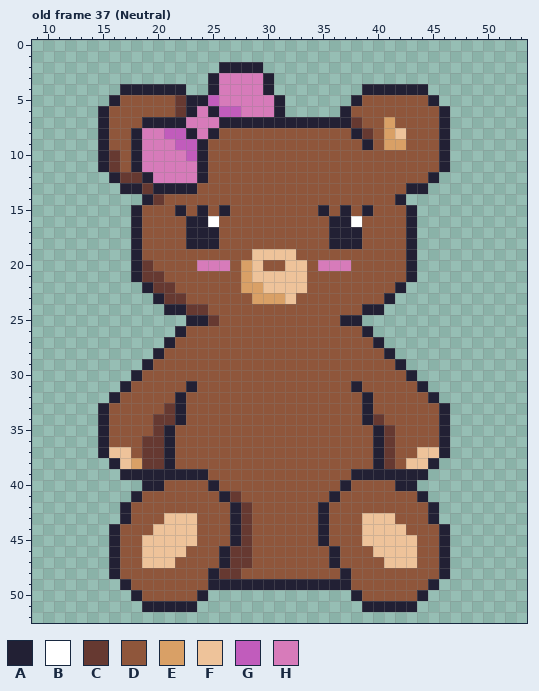
File history of a pixel-art file, aseprite_files/teddybear_girl.ase. The first picture shows the starting point.
64x64 pixels, 83 frames. Shown: old frame 37 (Neutral): x 9..53, y 0..52. The commit also changed other frames, which this record leaves out.
Visible layers, top first: "Head", "Feet", "Body", "LeftArm", "RightArm".
Palette (. is transparent): A #222034  B #ffffff  C #663931  D #8f563b  E #d9a066  F #eec39a  G #c15cbc  H #d77bba
Pixels before, old frame 37 (Neutral), first column x 15:
 2 ...........AAAA.................
 3 ..........AHHHHA................
 4 ..AAAAAA..AHHHHA........AAAAAA..
 5 .ADDDDDCAAGHHHHHA......ADDDDDDA.
 6 ADDDDDDCAHAGGHHHA.....ADDDDDDDDA
 7 ADDDAAAAHHHAAAAAAAAAAAACDDEDDDDA
 8 ADDAHHGGAHADDDDDDDDDDDDACDEFDDDA
 9 ADDAHHHGGADDDDDDDDDDDDDDADEEDDDA
10 ACDAHHHHGADDDDDDDDDDDDDDDDDDDDDA
11 ACDAHHHHHADDDDDDDDDDDDDDDDDDDDDA
12 .ACCAHHHHADDDDDDDDDDDDDDDDDDDDA.
13 ..AACAAAADDDDDDDDDDDDDDDDDDDAA..
14 ....ACDDDDDDDDDDDDDDDDDDDDDA....
15 ...ADDDADADADDDDDDDDADADADDDA...
16 ...ADDDDAABDDDDDDDDDDAABDDDDA...
17 ...ADDDDAAADDDDDDDDDDAAADDDDA...
18 ...ADDDDAAADDDDDDDDDDAAADDDDA...
19 ...ADDDDDDDDDDFFFFDDDDDDDDDDA...
20 ...ACDDDDHHHDEFDDFFDHHHDDDDDA...
21 ...ACCDDDDDDDEFFFFFDDDDDDDDDA...
22 ....ACCDDDDDDEEFFFFDDDDDDDDA....
23 .....ACCDDDDDDEEEFDDDDDDDDA.....
24 ......AACCDDDDDDDDDDDDDDAA......
25 ........AACDDDDDDDDDDDAA........
26 .......ADDDDDDDDDDDDDDDDA.......
27 ......ADDDDDDDDDDDDDDDDDDA......
28 .....ADDDDDDDDDDDDDDDDDDDDA.....
29 ....ADDDDDDDDDDDDDDDDDDDDDDA....
30 ...ADDDDDDDDDDDDDDDDDDDDDDDDA...
31 ..ADDDDDADDDDDDDDDDDDDDADDDDDA..
32 .ADDDDDADDDDDDDDDDDDDDDDADDDDDA.
33 ADDDDDCADDDDDDDDDDDDDDDDADDDDDDA
34 ADDDDCCADDDDDDDDDDDDDDDDACDDDDDA
35 ADDDDCADDDDDDDDDDDDDDDDDDACDDDDA
36 ADDDCCADDDDDDDDDDDDDDDDDDACDDDDA
37 AFFDCCADDDDDDDDDDDDDDDDDDACDDFFA
38 .AFECCADDDDDDDDDDDDDDDDDDACDFFA.
39 ..AAAAAAAADDDDDDDDDDDDDAAAAAAA..
40 ....AADDDDADDDDDDDDDDDADDDDAA...
41 ...ADDDDDDDACDDDDDDDDADDDDDDDA..
42 ..ADDDDDDDDDACDDDDDDADDDDDDDDDA.
43 ..ADDDFFFDDDACDDDDDDADDDFFFDDDA.
44 .ADDDFFFFDDDACDDDDDDADDDFFFFDDDA
45 .ADDFFFFFDDDACDDDDDDADDDFFFFFDDA
46 .ADDFFFFDDDACCDDDDDDDADDDFFFFDDA
47 .ADDFFFDDDDACCDDDDDDDADDDDFFFDDA
48 .ADDDDDDDDACCDDDDDDDDDADDDDDDDDA
49 ..ADDDDDDDAAAAAAAAAAAAADDDDDDDA.
50 ...ADDDDDA.............ADDDDDA..
51 ....AAAAA...............AAAAA...
Once edited:
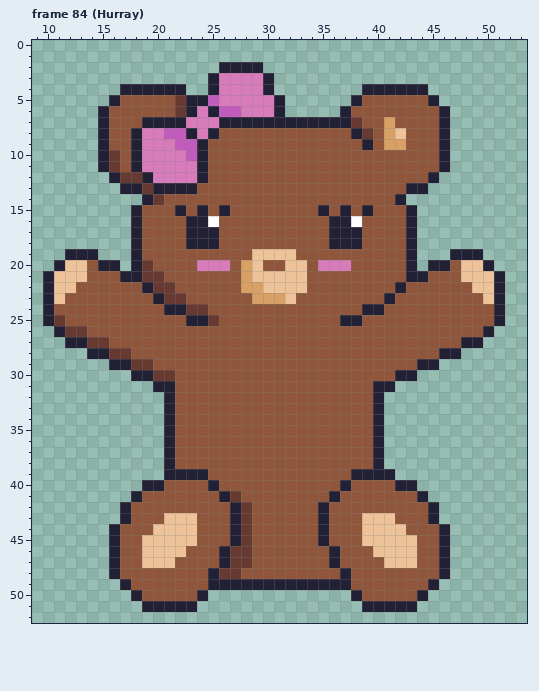
A new or re-ordered frame is compared with the old frame closest to it.
Message: added hurray animations for boy and girl teddybear
What changed:
frames 83 -> 84
Frame 84 (Hurray) is new; against old frame 37 (Neutral):
There is now colour A in row 19 at x 12 to 14 and 47 to 49; in row 20 at x 11, 15 to 16, 45 to 46 and 50; in row 21 at x 10, 17, 44 and 51; in rows 22 to 25 at x 10 and 51; in row 26 at x 11 and 50; in row 27 at x 12 to 13 and 48 to 49.
There is now colour A in row 28 at x 14 to 15 and 46 to 47; in row 29 at x 16 to 17 and 44 to 45.
The edit turns colour C into colour A in row 33 at x 21; in row 34 at x 21 and 40.
The edit turns colour D into colour A in row 30 at x 19 and 42; in row 31 at x 20 to 21 and 40 to 41; in row 32 at x 21 and 40; in row 33 at x 40.
There is now colour C in row 25 at x 11; in row 26 at x 12 to 13; in row 27 at x 14 to 15; in row 28 at x 16 to 17; in row 29 at x 18.
The edit turns colour A into colour C in row 29 at x 19.
The edit turns colour D into colour C in row 30 at x 20 to 21.
There is now colour D in row 20 at x 14 and 47; in row 21 at x 14 to 16 and 45 to 47; in row 22 at x 13 to 18 and 43 to 48; in row 23 at x 12 to 19 and 42 to 49; in row 24 at x 11 to 20 and 41 to 50; in row 25 at x 12 to 22 and 39 to 50.
There is now colour D in row 26 at x 14 to 21 and 40 to 49; in row 27 at x 16 to 20 and 41 to 47; in row 28 at x 18 to 19 and 42 to 45; in row 29 at x 43.
The edit turns colour A into colour D in row 26 at x 22 and 39; in row 27 at x 21 and 40; in row 28 at x 20 and 41; in row 29 at x 42; in row 31 at x 23 and 38; in rows 32 to 34 at x 22 and 39.
There is now colour F in row 20 at x 12 to 13 and 48 to 49; in row 21 at x 11 to 13 and 48 to 50; in row 22 at x 11 to 12 and 49 to 50; in row 23 at x 11 and 50.
Colour A is removed in row 31 at x 17 and 44; in row 32 at x 16 and 45; in rows 33 to 37 at x 15 and 46; in row 38 at x 16 and 45; in row 39 at x 17 to 20 and 42 to 44.
Colour C is removed in row 34 at x 20; in row 35 at x 20 and 41; in rows 36 to 38 at x 19 to 20 and 41.
Colour D is removed in row 31 at x 18 to 19 and 42 to 43; in row 32 at x 17 to 20 and 41 to 44; in row 33 at x 16 to 20 and 41 to 45; in row 34 at x 16 to 19 and 41 to 45; in row 35 at x 16 to 19 and 42 to 45; in row 36 at x 16 to 18 and 42 to 45.
Colour D is removed in row 37 at x 18 and 42 to 43; in row 38 at x 42.
Colour E is removed in row 38 at x 18.
Colour F is removed in row 37 at x 16 to 17 and 44 to 45; in row 38 at x 17 and 43 to 44.
Where, in picture pixels (left, top, right, bottom), the same in both pictures:
changed: (43, 249, 197, 480)
changed: (351, 249, 505, 480)
